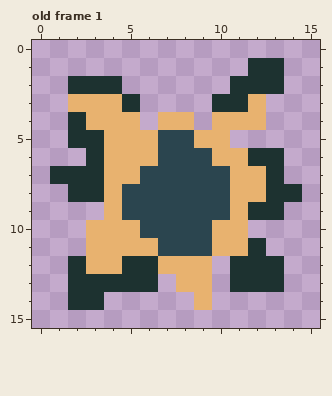
File history of a pixel-art file, Assets/Art/raw/breach.aseprite. This is how it looked before the edit.
16x16 pixels, 4 frames. Shown: old frame 1. The commit also changed other frames, which this record leaves out.
Once edited:
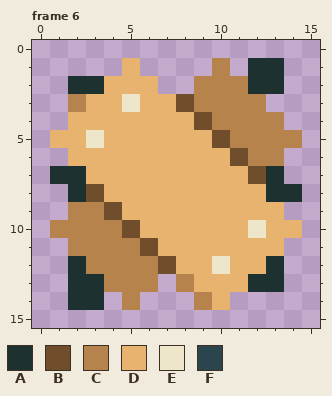
Palette (. is transparent): A #1d3230  B #704d2b  C #b6834c  D #e8b26f  E #ede6cb  F #2b454f
A new or re-ordered frame is compared with the old frame closest to it.
The exact change:
frames 4 -> 7
--- frame 6 is new; against old frame 1
@@ x 0..15 @@
  0 ................
- 1 ............AA..
- 2 ..AAA......AAA..
- 3 ..DDDA....AAD...
- 4 ..ADDD.DD.DDD...
- 5 ..AADDDFFDD.....
- 6 ...ADDDFFFDDAA..
- 7 .AAADDFFFFFDDA..
- 8 ..AADFFFFFFDDAA.
- 9 ....DFFFFFFDAA..
-10 ...DDDFFFFDD....
-11 ...DDDDFFFDDA...
-12 ..ADDAADDD.AAA..
-13 ..AAAAA.DD.AAA..
-14 ..AA.....D......
+ 1 .....D....C.AA..
+ 2 ..AADDD..CCCAA..
+ 3 ..CDDEDDBCCCC...
+ 4 ..DDDDDDDBCCCC..
+ 5 .DDEDDDDDDBCCCC.
+ 6 ..DDDDDDDDDBCC..
+ 7 .AADDDDDDDDDBA..
+ 8 ..ABDDDDDDDDDAA.
+ 9 ..CCBDDDDDDDDD..
+10 .CCCCBDDDDDDEDD.
+11 ..CCCCBDDDDDDD..
+12 ..ACCCCBDDEDDA..
+13 ..AACCC.CDDDAA..
+14 ..AA.C...CD.....
 15 ................
Pixel boxes of the changes (left, top, right, bottom) in both pictures:
changed: (50, 58, 302, 310)
